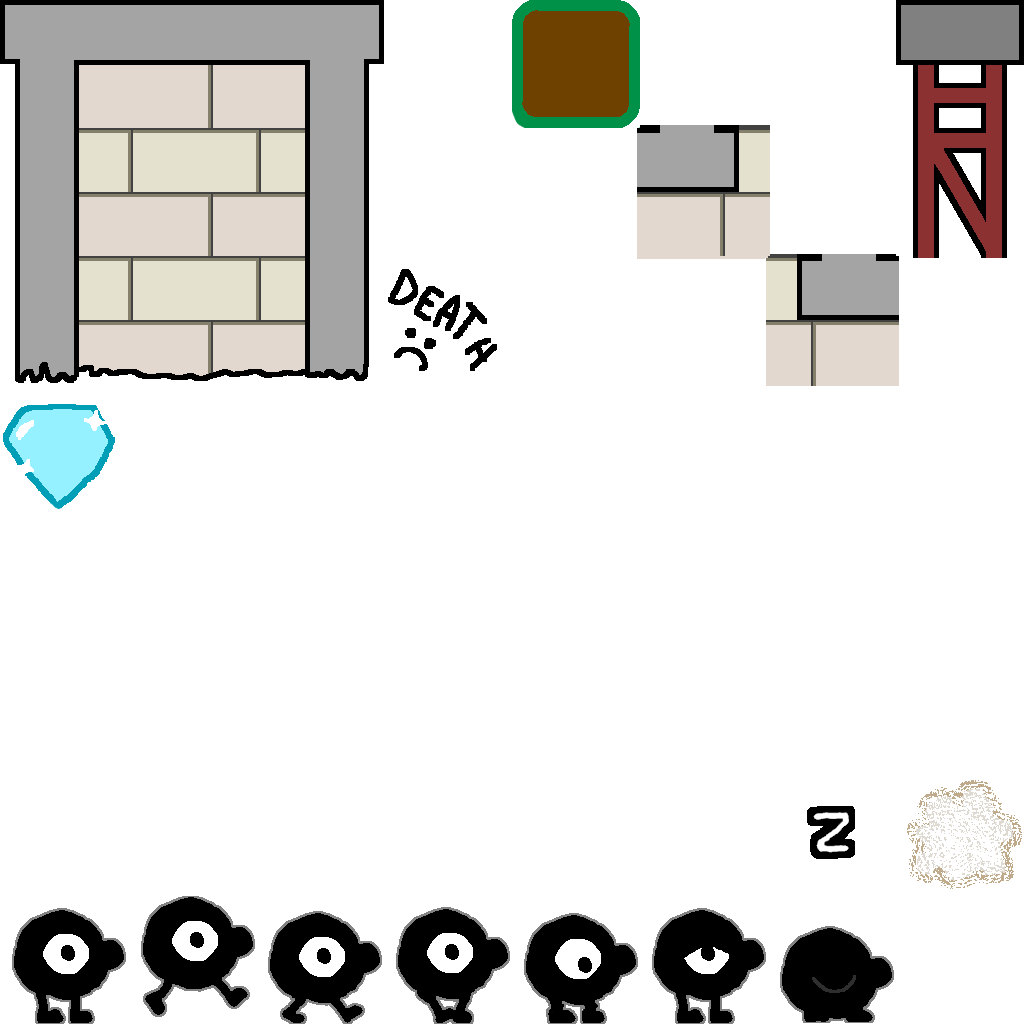
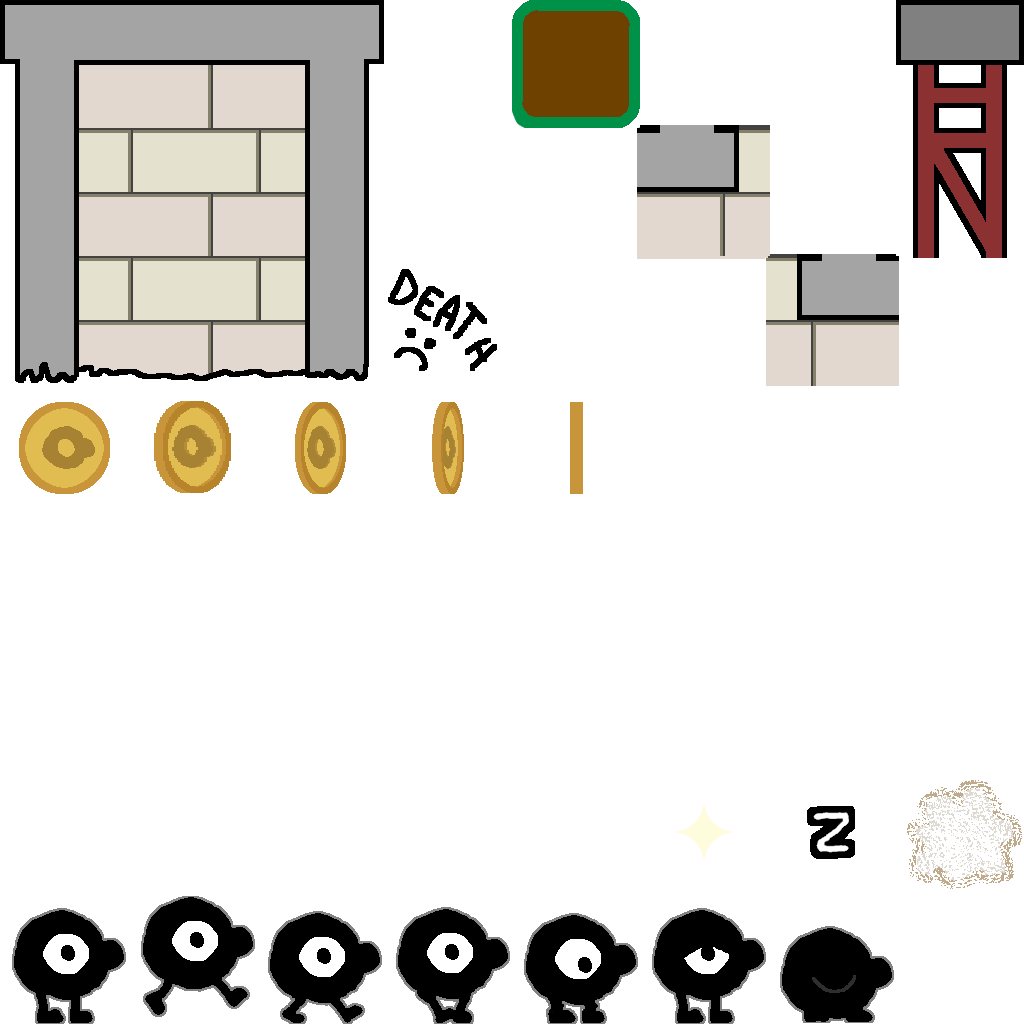
Layers edited between the first and the second w=1024, h=1024 image:
added layer "pickup5" above "pickup4" over [570, 402, 583, 494]
added layer "pickup4" above "sparkle" over [432, 402, 464, 494]
added layer "sparkle" above "pickup2" over [674, 802, 734, 862]
added layer "pickup2" above "pickup3" over [154, 401, 231, 493]
added layer "pickup3" above "pickup1" over [295, 402, 346, 494]
renamed "pickup" to "pickup1", painted on it over [3, 402, 115, 510]
